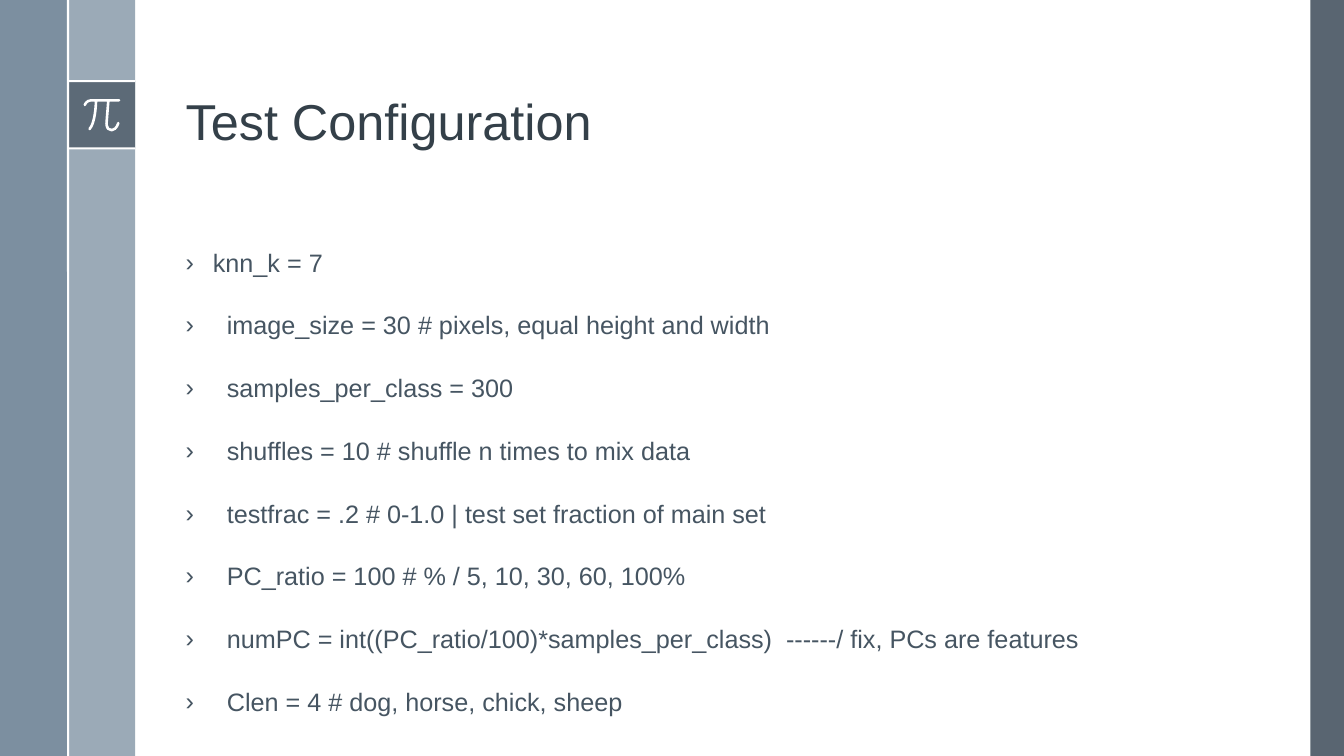
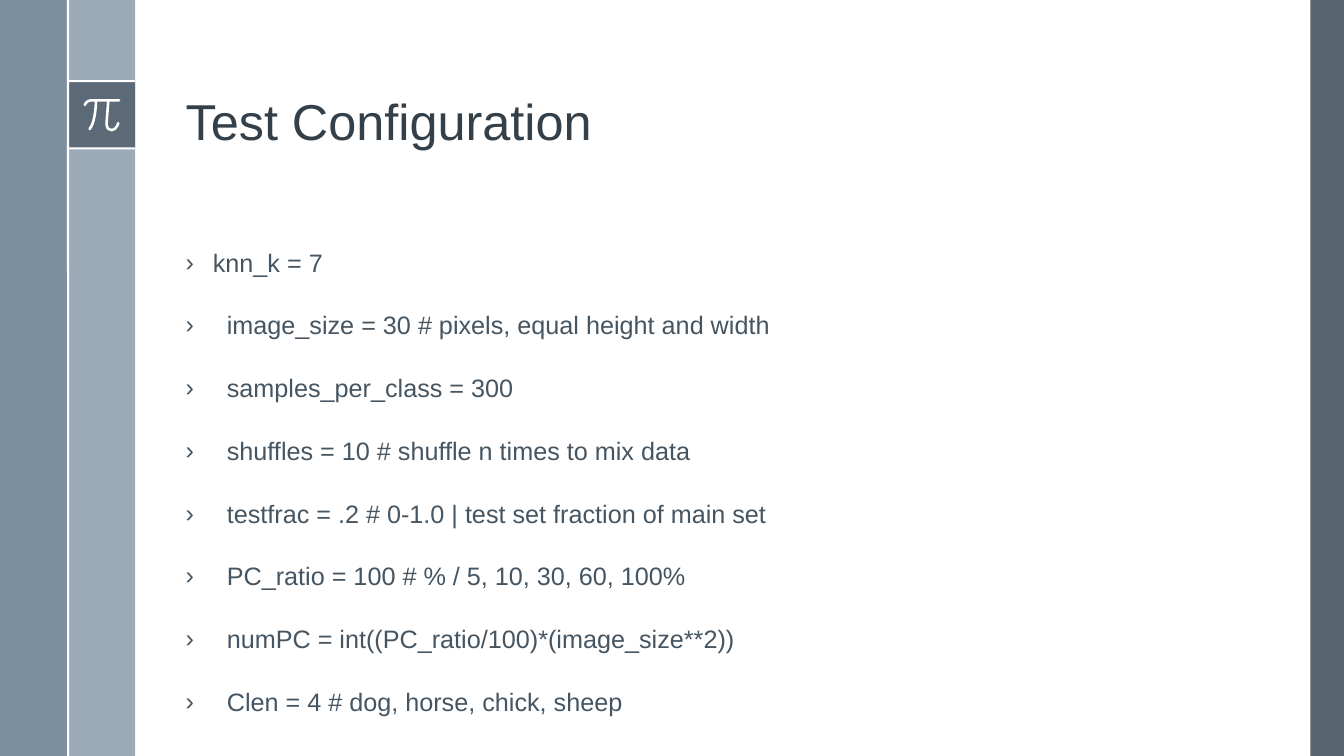
Before and after one commit to BardiaMojra/cse6363, a slide deck: slide 5 of final_project/presentation/cse6363_final_project_pca_based_knn_animal_classification_bardia_mojra.odp. Drawn at 1344x756 pixels with LibreOffice and Linux fonts; fonts in the diff are those of the drawing. Boxes give left, top, right and bottom in pixels: in the first picture for what was removed or moved away, otherwise in the second. Text is boxed around its words. In the diff, an @@ line names an element or a change of style, - is before the commit and + after.

```diff
--- a/final_project/presentation/cse6363_final_project_pca_based_knn_animal_classification_bardia_mojra.odp
+++ b/final_project/presentation/cse6363_final_project_pca_based_knn_animal_classification_bardia_mojra.odp
@@ text at [227,629,734,654]: text changed @@
-› numPC = int((PC_ratio/100)*samples_per_class) ------/ fix, PCs are features
+› numPC = int((PC_ratio/100)*(image_size**2))
```
Also in this commit, not shown: 18 other files.
